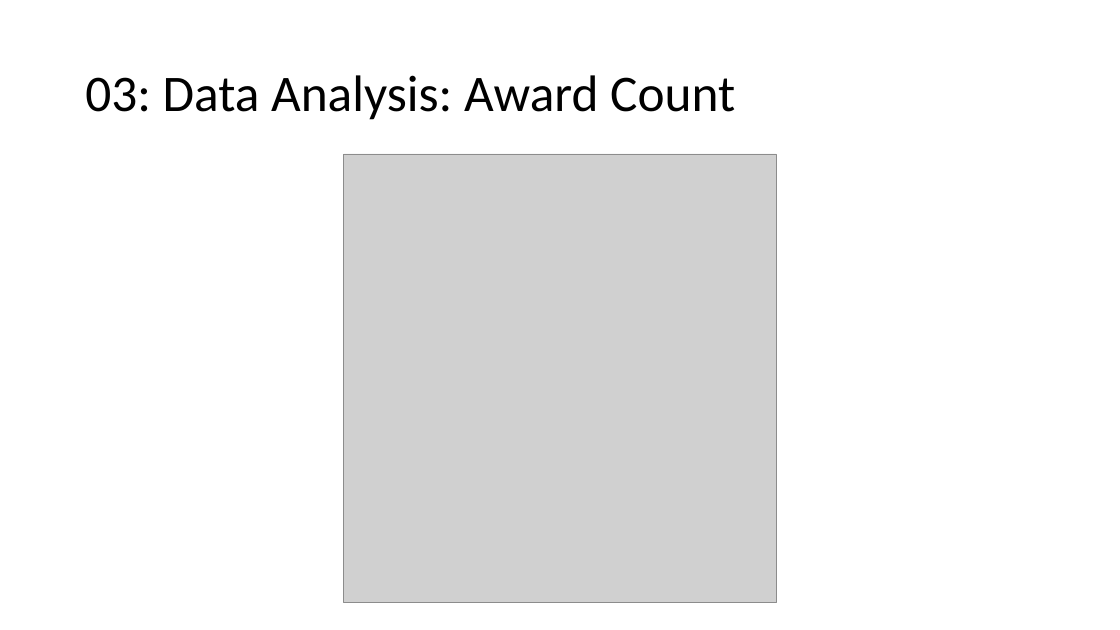
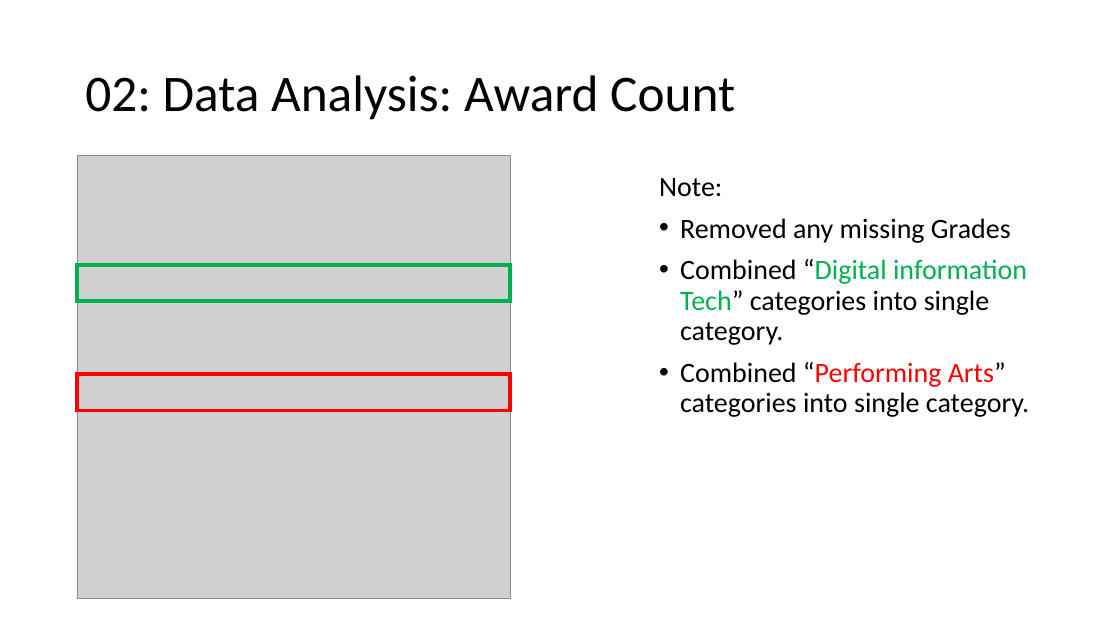
Before and after one commit to kanghinlee/interview_prep, a slide deck: slide 8 of pearson_edu_presentation/Pearson_edu_presentation.pptx (slide 5 before the commit). Drawn at 1120x630 pixels with LibreOffice and Linux fonts; fonts in the diff are those of the drawing; grey boxes stand for pictures. Boxes give left, top, right and bottom in pixels: in the first picture for what was removed or moved away, otherwise in the second. Text is boxed around its words. In the diff, an @@ line names an element or a change of style, - is before the commit and + after.

```diff
--- a/pearson_edu_presentation/Pearson_edu_presentation.pptx
+++ b/pearson_edu_presentation/Pearson_edu_presentation.pptx
@@ title at [85, 75, 735, 120]: text changed @@
-03: Data Analysis: Award Count
+02: Data Analysis: Award Count
@@ picture added at [77, 155, 511, 599] @@
@@ picture removed at [344, 154, 776, 602] @@
@@ text added at [659, 178, 1029, 417], 24 pt, text #000000 @@
+Note:
+• Removed any missing Grades
+• Combined “Digital information Tech” categories into single category.
+• Combined “Performing Arts” categories into single category.
@@ rectangle added at [77, 265, 511, 301], outline #00B050 3 pt @@
@@ rectangle added at [77, 374, 511, 410], outline #FF0000 3 pt @@
```
Also in this commit, not shown: 7 other slides changed, 4 slides added, 1 slide removed, 5 other files.
